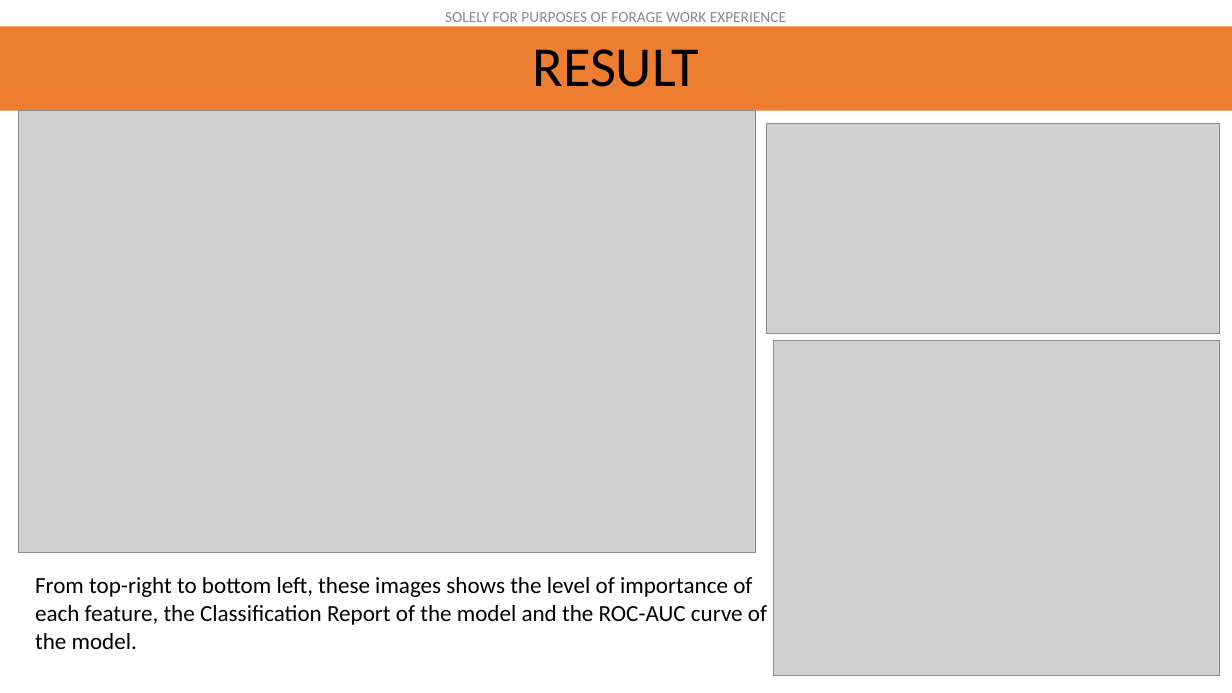
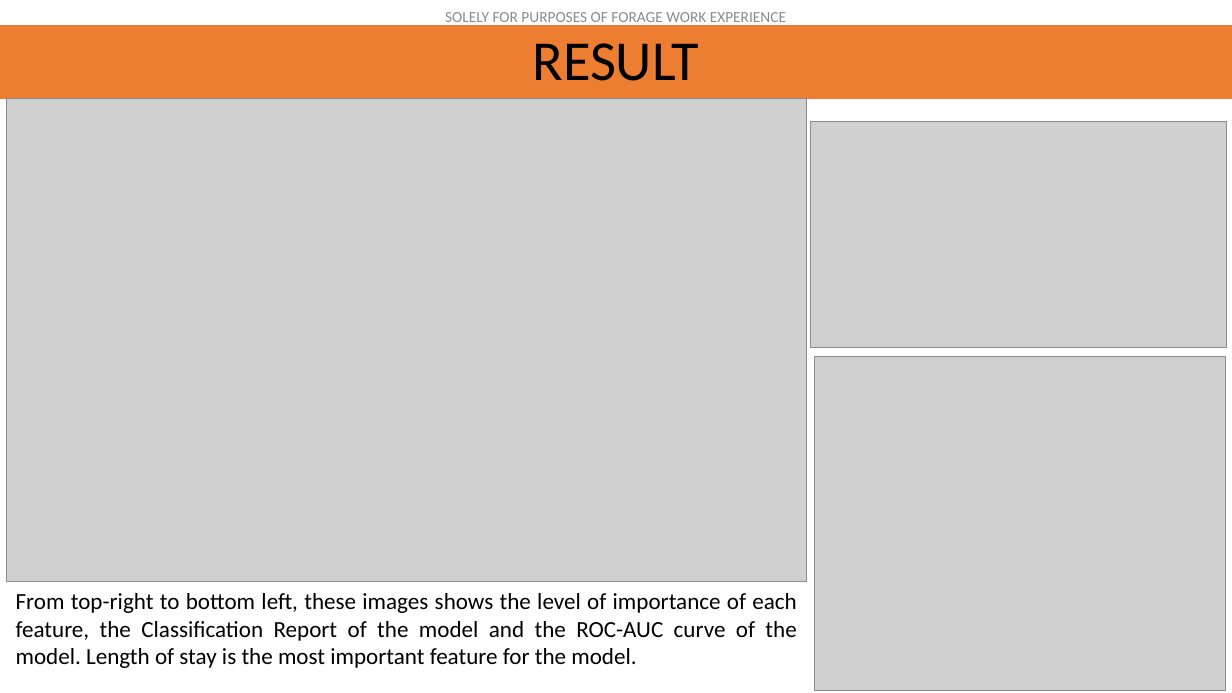
Before and after one commit to I-Sobe/british_airways, a slide deck: slide 1 of task_2/output/Presentation Template.pptx. Drawn at 1232x693 pixels with LibreOffice and Linux fonts; fonts in the diff are those of the drawing; grey boxes stand for pictures. Boxes give left, top, right and bottom in pixels: in the first picture for what was removed or moved away, otherwise in the second. Text is boxed around its words. In the diff, an @@ line names an element or a change of style, - is before the commit and + after.

Commit message:
feat:slide modification

```diff
--- a/task_2/output/Presentation Template.pptx
+++ b/task_2/output/Presentation Template.pptx
@@ title "RESULT" resized from (x1=0, y1=27, x2=1232, y2=111) to (x1=0, y1=25, x2=1232, y2=99) @@
@@ picture resized from (x1=18, y1=111, x2=756, y2=553) to (x1=6, y1=99, x2=807, y2=581) @@
@@ picture resized from (x1=766, y1=124, x2=1220, y2=334) to (x1=811, y1=121, x2=1226, y2=348) @@
@@ picture resized from (x1=774, y1=341, x2=1220, y2=676) to (x1=815, y1=357, x2=1226, y2=690) @@
@@ text at (x1=16, y1=593, x2=796, y2=668): text changed @@
-From top-right to bottom left, these images shows the level of importance of each feature, the Classification Report of the model and the ROC-AUC curve of the model.
+From top-right to bottom left, these images shows the level of importance of each feature, the Classification Report of the model and the ROC-AUC curve of the model. Length of stay is the most important feature for the model.
```
